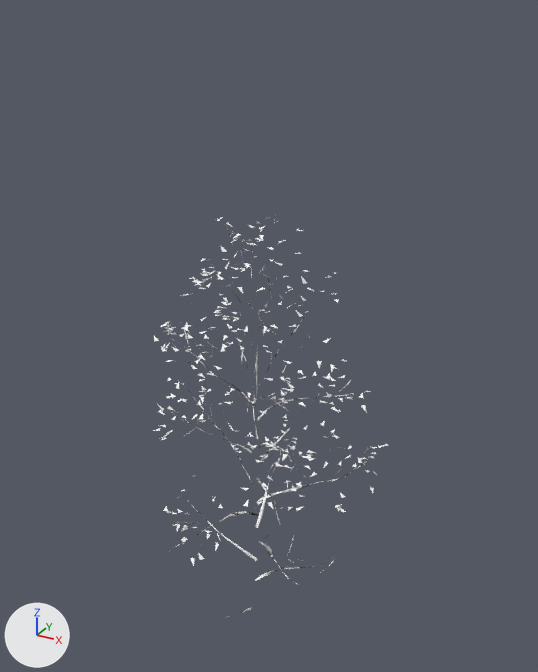
The glTF model public/baked/lafayette-square/trees/birch/skeleton-1-lod2.glb, before and after one commit.
Rendered twice from a 50 mm lens placed at (5.05, -8.57, 14.2), pointed at (0.4, -0.11, 9.97). Lighting does not change. The marker at lower left points along +X, +Y and +Z. The picture after the commit comes second. Vertices at exactly the same position are counted once.

Objects in the first picture: 'birch_1'.
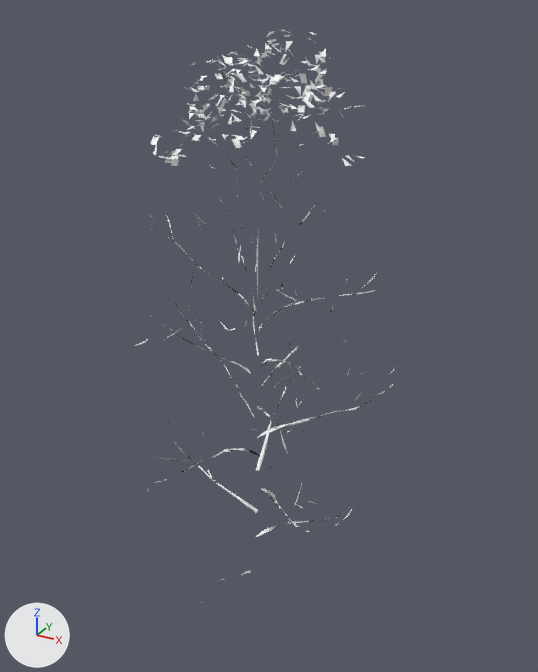
What differs and where, as boxes [x1, y1, x2, y2] in the pictures (538 x 672 px):
'birch_1', reshaped, rescaled (10% wider, 37% taller)
    before: [153, 214, 389, 618]
    after: [135, 29, 394, 581]
part 1 of me_birch_1, deleted
    before: [153, 237, 389, 566]
part 2 of me_birch_1, built on
    before: [182, 221, 309, 296]
    after: [150, 29, 365, 166]

Patch to the scene script:
```diff
--- a/public/baked/lafayette-square/trees/birch/skeleton-1-lod2.glb.py
+++ b/public/baked/lafayette-square/trees/birch/skeleton-1-lod2.glb.py
@@ me_birch_1 @@
 # used by ob_birch_1; location = (0.0, 0.0, 0.0); scale = (0.71, 0.71, 0.71)
-me_birch_1.from_pydata(...)  # 2034 vertices, 1402 faces; spans x -1.86..2.83, y -2.93..2.15, z 7.01..16.81
+me_birch_1.from_pydata(...)  # 1905 vertices, 1401 faces; spans x -1.74..2.46, y -2.93..1.95, z 7.01..16.9
+# me_birch_1 part 1: 341 loose pieces with 1023 vertices, spanning x -1.86..2.83, y -2.8..2.15, z 9.89..16.22, are deleted
+# me_birch_1 part 2: 33 vertices removed from x -0.3..1.75, y -1.88..0.14, z 15.3..16.68; 927 vertices added at x -0.51..2.34, y -2.31..0.48, z 15.21..16.9
+# other edits to the shape of me_birch_1 do not show in these pictures
 me_birch_1.materials.append(mat_treeatlas)
@@ ob_birch_1 @@
 ob_birch_1.location = (0.0, 0.0, 0.0)
-ob_birch_1.scale = (0.71, 0.71, 0.71)
+ob_birch_1.scale = (0.828, 0.828, 0.828)
```
